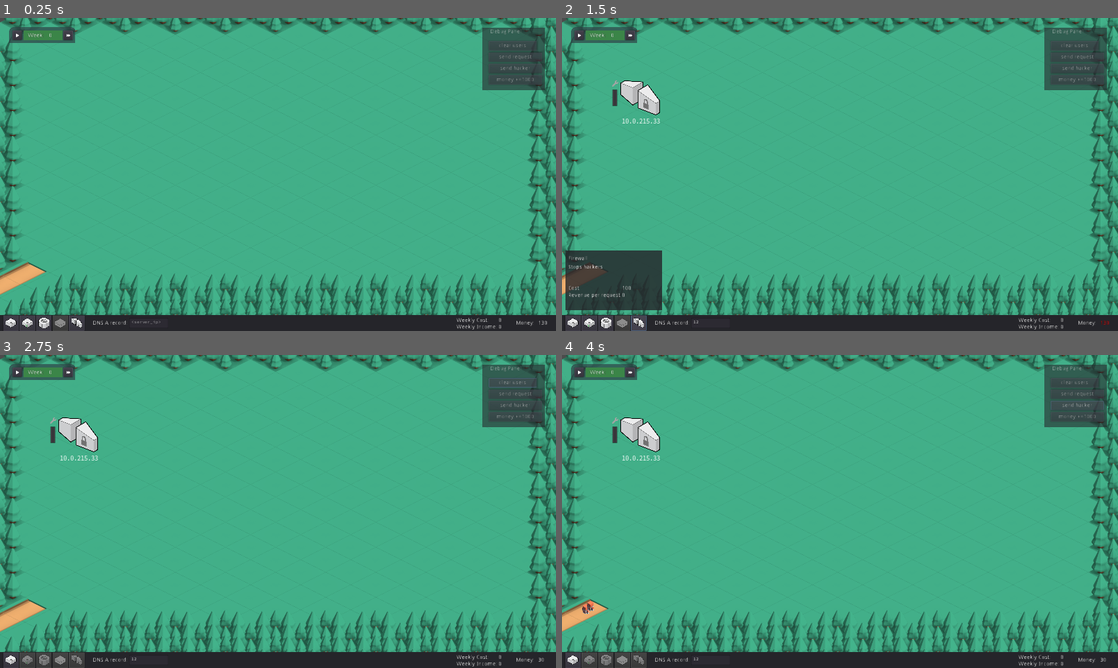
Above: before the commit, frames 1-4 (two rows, left to right).
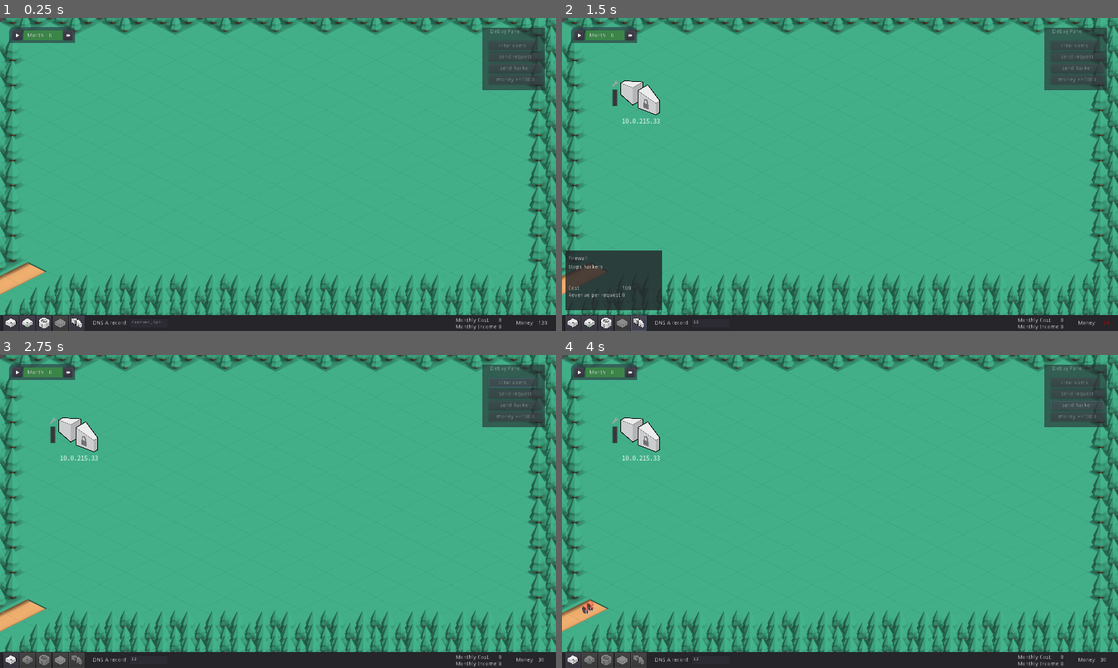
Above: after the commit, the same moments.

Repository: yigitbey/CloudArchitect
Game: Godot game, scene res://Level.tscn
The game is run twice, just before and just after one commit, with the same random seed, the same clock (stepped at 60 frames per second) and the same inputs.
Inputs (mouse positions are in pixels of both pictures, inside the frame that each line leads up to):
- Up to frame 1 (0.25 s): no input
- Up to frame 2 (1.5 s): click (712, 324) at 0.52 s; type "12" at 0.6 s; click (639, 324) at 1.25 s
- Up to frame 3 (2.75 s): click "clear users" at 2 s
- Up to frame 4 (4 s): click "send request" at 2.75 s; click "send hacker" at 3.5 s

The runs differ from the first frame. In frame 1, 0.1% of the frame differs, in the area x 5-90%, y 4-100%; in frame 2, 0.1%; in frame 3, 0.1%; in frame 4, 0.1%.
Error in both runs: Invalid get index '12' (on base: 'Dictionary'). (res://Request.gd:66)

Commit message:
loadbalancers server placeholder text

Diff:
--- a/HUD.tscn
+++ b/HUD.tscn
@@ -213,12 +213,12 @@
 }
 
 [node name="CostLabel" type="Label" parent="Panel"]
-margin_left = 1166.0
+margin_left = 1164.0
 margin_top = 6.0
-margin_right = 1251.0
+margin_right = 1252.0
 margin_bottom = 20.0
 rect_pivot_offset = Vector2( 74, 10.9999 )
-text = "Weekly Cost:"
+text = "Monthly Cost:"
 __meta__ = {
 "_edit_use_anchors_": false
 }
@@ -235,12 +235,12 @@
 }
 
 [node name="WaveIncomeLabel" type="Label" parent="Panel"]
-margin_left = 1166.0
+margin_left = 1164.0
 margin_top = 23.0
-margin_right = 1270.0
+margin_right = 1273.0
 margin_bottom = 37.0
 rect_pivot_offset = Vector2( 74, 10.9999 )
-text = "Weekly Income:"
+text = "Monthly Income:"
 __meta__ = {
 "_edit_use_anchors_": false
 }
@@ -484,7 +484,7 @@
 margin_right = 56.0
 margin_bottom = 20.0
 rect_pivot_offset = Vector2( 74, 10.9999 )
-text = "Week:"
+text = "Month:"
 align = 1
 valign = 1
 __meta__ = {
--- a/LoadBalancer.tscn
+++ b/LoadBalancer.tscn
@@ -18,7 +18,6 @@
 size_flags_vertical = 3
 
 [node name="Servers" type="Control" parent="Meta/ConfigWindow" index="1"]
-visible = false
 anchor_right = 1.0
 anchor_bottom = 1.0
 margin_left = 4.0
@@ -29,6 +28,8 @@
 [node name="BackendConfig" type="TextEdit" parent="Meta/ConfigWindow/Servers" index="0"]
 anchor_right = 1.0
 anchor_bottom = 1.0
+text = "<server_ip_1>
+<server_ip_2>"
 __meta__ = {
 "_edit_use_anchors_": false
 }
